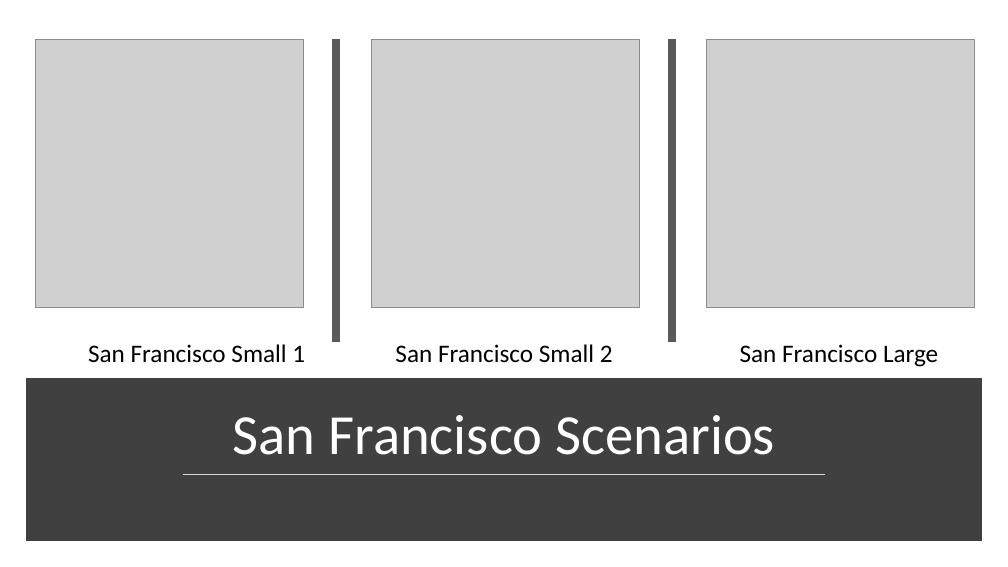
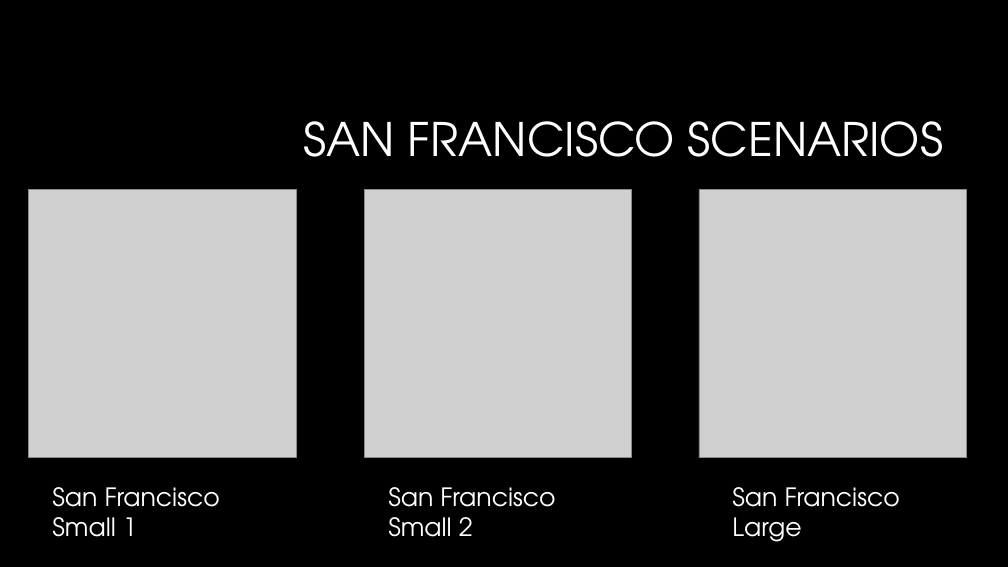
Before and after one commit to jdewaen/PathPlanner, a slide deck: slide 66 of report/final-presentation.pptx (slide 63 before the commit). Drawn at 1008x567 pixels with LibreOffice and Linux fonts; fonts in the diff are those of the drawing; grey boxes stand for pictures; background and template pictures are left out. Boxes give left, top, right and bottom in pixels: in the first picture for what was removed or moved away, otherwise in the second. Text is boxed around its words. In the diff, an @@ line names an element or a change of style, - is before the commit and + after.

```diff
--- a/report/final-presentation.pptx
+++ b/report/final-presentation.pptx
@@ background #FFFFFF to #000000 @@
@@ line removed from (337, 39) to (337, 342) @@
@@ line removed from (672, 39) to (672, 342) @@
@@ title at <box>304,121,943,157</box>: text changed; size 54 to 44 pt; font Calibri to TeX Gyre Adventor @@
-San Francisco Scenarios
+SAN FRANCISCO SCENARIOS
@@ picture: place and size @@
-picture at <box>36,39,303,307</box>
+picture at <box>28,190,296,457</box>
@@ picture: place and size @@
-picture at <box>371,39,639,307</box>
+picture at <box>364,190,632,457</box>
@@ picture: place and size @@
-picture at <box>706,39,974,307</box>
+picture at <box>699,190,967,457</box>
@@ rectangle removed at <box>31,383,977,536</box> @@
@@ text "San Francisco Small 1": place and size @@
-text "San Francisco Small 1" at <box>88,344,305,363</box>
+text "San Francisco Small 1" at <box>52,487,220,537</box>
@@ line removed from (183, 475) to (826, 475) @@
@@ font Calibri to TeX Gyre Adventor, text colour #000000 to #FFFFFF in 3 elements at <box>52,487,220,537</box>, <box>732,487,900,542</box>, <box>388,487,555,537</box> @@
@@ text "San Francisco Small 2": place and size @@
-text "San Francisco Small 2" at <box>395,344,613,363</box>
+text "San Francisco Small 2" at <box>388,487,555,537</box>
@@ text "San Francisco Large": place and size @@
-text "San Francisco Large" at <box>740,344,938,367</box>
+text "San Francisco Large" at <box>732,487,900,542</box>
```
Also in this commit, not shown: 70 other slides changed, 14 slides added, 10 slides removed, 12 other files.
